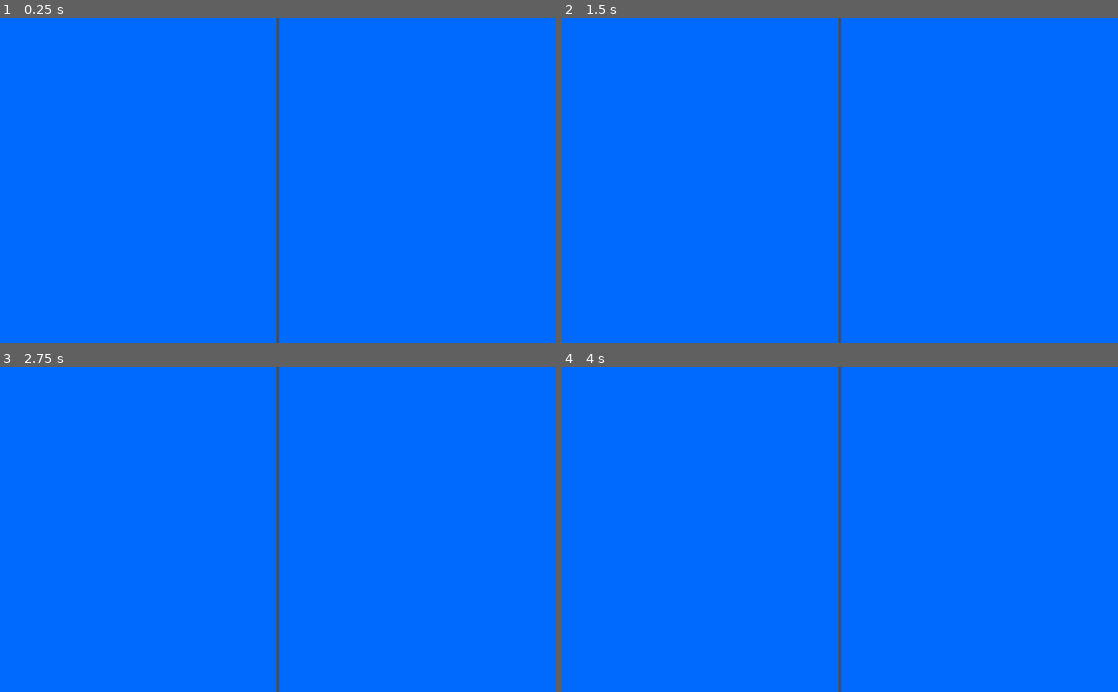
Above: before the commit, frames 1-4 (two rows, left to right).
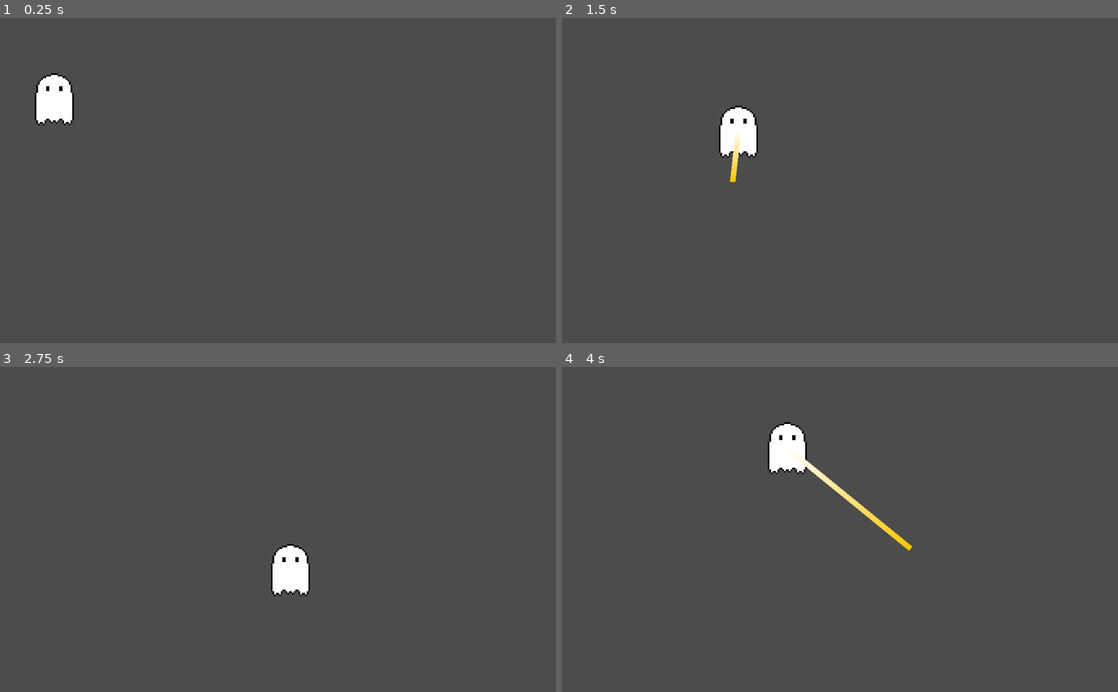
Above: after the commit, the same moments.

Repository: arnette-thomas/gmtk2021
Game: Godot game, scene res://scenes/World1.tscn
The game is run twice, just before and just after one commit, with the same random seed, the same clock (stepped at 60 frames per second) and the same inputs. Before the commit the project starts from res://scenes/SplitScreen.tscn.
Inputs (mouse positions are in pixels of both pictures, inside the frame that each line leads up to):
- Up to frame 1 (0.25 s): no input
- Up to frame 2 (1.5 s): tap Enter at 0.5 s; move the mouse to (962, 164) at 0.52 s; hold D (right, bound only after the commit) 0.53-1.28 s; right-click (962, 164) at 0.6 s; move the mouse to (728, 196) at 1.27 s; hold S (down, bound only after the commit) from 1.28 s (still down); right-click (728, 196) at 1.35 s
- Up to frame 3 (2.75 s): move the mouse to (333, 458) at 2.02 s; release S (down, bound only after the commit) at 2.03 s; hold D (right, bound only after the commit) from 2.03 s (still down); right-click (333, 458) at 2.1 s
- Up to frame 4 (4 s): move the mouse to (812, 594) at 2.77 s; release D (right, bound only after the commit) at 2.78 s; hold Z (up, bound only after the commit) 2.78-3.53 s; right-click (812, 594) at 2.85 s; move the mouse to (1006, 578) at 3.52 s; hold Q (left, bound only after the commit) from 3.53 s (still down); right-click (1006, 578) at 3.6 s

The runs differ from the first frame. In frame 1, 100% of the frame differs, in the area x 0-100%, y 0-100%; in frame 2, 100%; in frame 3, 100%; in frame 4, 100%.

Commit message:
Basic movements and chain

Diff:
--- a/project.godot
+++ b/project.godot
@@ -11,8 +11,38 @@
 [application]
 
 config/name="gmtk2021"
-run/main_scene="res://scenes/SplitScreen.tscn"
+run/main_scene="res://scenes/World1.tscn"
 config/icon="res://icon.png"
+
+[input]
+
+shoot={
+"deadzone": 0.5,
+"events": [ Object(InputEventMouseButton,"resource_local_to_scene":false,"resource_name":"","device":0,"alt":false,"shift":false,"control":false,"meta":false,"command":false,"button_mask":0,"position":Vector2( 0, 0 ),"global_position":Vector2( 0, 0 ),"factor":1.0,"button_index":2,"pressed":false,"doubleclick":false,"script":null)
+ ]
+}
+left={
+"deadzone": 0.5,
+"events": [ Object(InputEventKey,"resource_local_to_scene":false,"resource_name":"","device":0,"alt":false,"shift":false,"control":false,"meta":false,"command":false,"pressed":false,"scancode":81,"unicode":0,"echo":false,"script":null)
+, Object(InputEventKey,"resource_local_to_scene":false,"resource_name":"","device":0,"alt":false,"shift":false,"control":false,"meta":false,"command":false,"pressed":false,"scancode":65,"unicode":0,"echo":false,"script":null)
+ ]
+}
+right={
+"deadzone": 0.5,
+"events": [ Object(InputEventKey,"resource_local_to_scene":false,"resource_name":"","device":0,"alt":false,"shift":false,"control":false,"meta":false,"command":false,"pressed":false,"scancode":68,"unicode":0,"echo":false,"script":null)
+ ]
+}
+down={
+"deadzone": 0.5,
+"events": [ Object(InputEventKey,"resource_local_to_scene":false,"resource_name":"","device":0,"alt":false,"shift":false,"control":false,"meta":false,"command":false,"pressed":false,"scancode":83,"unicode":0,"echo":false,"script":null)
+ ]
+}
+up={
+"deadzone": 0.5,
+"events": [ Object(InputEventKey,"resource_local_to_scene":false,"resource_name":"","device":0,"alt":false,"shift":false,"control":false,"meta":false,"command":false,"pressed":false,"scancode":90,"unicode":0,"echo":false,"script":null)
+, Object(InputEventKey,"resource_local_to_scene":false,"resource_name":"","device":0,"alt":false,"shift":false,"control":false,"meta":false,"command":false,"pressed":false,"scancode":87,"unicode":0,"echo":false,"script":null)
+ ]
+}
 
 [physics]
 
--- /dev/null
+++ b/scenes/Chain.tscn
@@ -0,0 +1,56 @@
+[gd_scene load_steps=5 format=2]
+
+[ext_resource path="res://scripts/Chain.gd" type="Script" id=1]
+
+[sub_resource type="Gradient" id=1]
+colors = PoolColorArray( 1, 1, 1, 1, 1, 0.772549, 0, 1 )
+
+[sub_resource type="SegmentShape2D" id=2]
+b = Vector2( 400, 0 )
+
+[sub_resource type="Animation" id=3]
+resource_name = "shoot"
+length = 0.5
+tracks/0/type = "value"
+tracks/0/path = NodePath("Line:scale")
+tracks/0/interp = 1
+tracks/0/loop_wrap = true
+tracks/0/imported = false
+tracks/0/enabled = true
+tracks/0/keys = {
+"times": PoolRealArray( 0, 0.5 ),
+"transitions": PoolRealArray( 1, 1 ),
+"update": 0,
+"values": [ Vector2( 1e-05, 1 ), Vector2( 1, 1 ) ]
+}
+tracks/1/type = "value"
+tracks/1/path = NodePath("CollisionShape2D:scale")
+tracks/1/interp = 1
+tracks/1/loop_wrap = true
+tracks/1/imported = false
+tracks/1/enabled = true
+tracks/1/keys = {
+"times": PoolRealArray( 0, 0.5 ),
+"transitions": PoolRealArray( 1, 1 ),
+"update": 0,
+"values": [ Vector2( 1e-05, 1 ), Vector2( 1, 1 ) ]
+}
+
+[node name="Chain" type="KinematicBody2D"]
+position = Vector2( 0, -50 )
+collision_layer = 2
+collision_mask = 2
+script = ExtResource( 1 )
+
+[node name="Line" type="Line2D" parent="."]
+points = PoolVector2Array( 0, 0, 400, 0 )
+default_color = Color( 0.47451, 0.243137, 0.0392157, 1 )
+gradient = SubResource( 1 )
+
+[node name="CollisionShape2D" type="CollisionShape2D" parent="."]
+shape = SubResource( 2 )
+
+[node name="AnimationPlayer" type="AnimationPlayer" parent="."]
+anims/shoot = SubResource( 3 )
+
+[connection signal="animation_finished" from="AnimationPlayer" to="." method="_on_AnimationPlayer_animation_finished"]
--- /dev/null
+++ b/scenes/Player.tscn
@@ -0,0 +1,29 @@
+[gd_scene load_steps=6 format=2]
+
+[ext_resource path="res://scenes/Chain.tscn" type="PackedScene" id=1]
+[ext_resource path="res://sprites/ghost.png" type="Texture" id=2]
+[ext_resource path="res://scripts/Ghost.gd" type="Script" id=3]
+[ext_resource path="res://scripts/Chain.gd" type="Script" id=4]
+
+[sub_resource type="CapsuleShape2D" id=1]
+radius = 30.9263
+height = 31.0046
+
+[node name="Player" type="KinematicBody2D"]
+position = Vector2( 100, 200 )
+script = ExtResource( 3 )
+
+[node name="Sprite" type="Sprite" parent="."]
+position = Vector2( 0, -50 )
+scale = Vector2( 3, 3 )
+texture = ExtResource( 2 )
+
+[node name="CollisionShape2D" type="CollisionShape2D" parent="."]
+position = Vector2( 0, -50 )
+shape = SubResource( 1 )
+
+[node name="Chain" type="KinematicBody2D" parent="." instance=ExtResource( 1 )]
+position = Vector2( 0, -50 )
+collision_layer = 2
+collision_mask = 2
+script = ExtResource( 4 )
--- a/scenes/SplitScreen.tscn
+++ /dev/null
@@ -1,47 +0,0 @@
-[gd_scene load_steps=2 format=2]
-
-[ext_resource path="res://scenes/World1.tscn" type="PackedScene" id=1]
-
-[node name="SplitScreen" type="HBoxContainer"]
-anchor_right = 1.0
-anchor_bottom = 1.0
-custom_constants/separation = 5
-alignment = 1
-__meta__ = {
-"_edit_use_anchors_": false
-}
-
-[node name="ViewportContainer1" type="ViewportContainer" parent="."]
-margin_right = 509.0
-margin_bottom = 600.0
-size_flags_horizontal = 3
-size_flags_vertical = 3
-stretch = true
-
-[node name="Viewport1" type="Viewport" parent="ViewportContainer1"]
-size = Vector2( 509, 600 )
-handle_input_locally = false
-render_target_update_mode = 3
-
-[node name="World1" parent="ViewportContainer1/Viewport1" instance=ExtResource( 1 )]
-
-[node name="Camera2D" type="Camera2D" parent="ViewportContainer1/Viewport1"]
-
-[node name="ViewportContainer2" type="ViewportContainer" parent="."]
-margin_left = 514.0
-margin_right = 1024.0
-margin_bottom = 600.0
-size_flags_horizontal = 3
-size_flags_vertical = 3
-stretch = true
-
-[node name="Viewport2" type="Viewport" parent="ViewportContainer2"]
-size = Vector2( 510, 600 )
-handle_input_locally = false
-render_target_update_mode = 3
-
-[node name="Camera2D" type="Camera2D" parent="ViewportContainer2/Viewport2"]
-
-[node name="World1" parent="ViewportContainer2/Viewport2" instance=ExtResource( 1 )]
-
-[node name="SplitScreen" type="Node2D" parent="."]
--- a/scenes/World1.tscn
+++ b/scenes/World1.tscn
@@ -1,12 +1,9 @@
-[gd_scene format=2]
+[gd_scene load_steps=2 format=2]
+
+[ext_resource path="res://scenes/Player.tscn" type="PackedScene" id=1]
 
 [node name="World1" type="Node2D"]
 
-[node name="ColorRect" type="ColorRect" parent="."]
-margin_left = -9.53516
-margin_right = 1035.46
-margin_bottom = 626.0
-color = Color( 0, 0.415686, 1, 1 )
-__meta__ = {
-"_edit_use_anchors_": false
-}
+[node name="YSort" type="YSort" parent="."]
+
+[node name="Player" parent="YSort" instance=ExtResource( 1 )]
--- /dev/null
+++ b/scripts/Chain.gd
@@ -0,0 +1,29 @@
+extends KinematicBody2D
+
+
+# Declare member variables here. Examples:
+# var a = 2
+# var b = "text"
+onready var line = $Line
+onready var coll = $CollisionShape2D
+onready var animation = $AnimationPlayer
+
+# Called when the node enters the scene tree for the first time.
+func _ready():
+	line.scale.x = 0
+	coll.scale.x = 0
+
+
+# Called every frame. 'delta' is the elapsed time since the previous frame.
+func _process(delta):
+	if Input.is_action_just_pressed("shoot"):
+		var shooting_dir = get_local_mouse_position().normalized()
+		rotation = Vector2.RIGHT.angle_to(shooting_dir)
+		animation.play("shoot")
+
+
+func _on_AnimationPlayer_animation_finished(anim_name):
+	if anim_name == "shoot":
+		line.scale.x = 0
+		coll.scale.x = 0
+		rotation = 0
--- /dev/null
+++ b/scripts/Ghost.gd
@@ -0,0 +1,27 @@
+extends KinematicBody2D
+
+
+# Declare member variables here. Examples:
+# var a = 2
+# var b = "text"
+const MOVE_SPEED := 300
+var dir := Vector2.ZERO
+
+const CAPTURE_RANGE = 150
+var capture_curr_range = 0
+const CAPTURE_GROW_SPEED = 100
+
+# Called when the node enters the scene tree for the first time.
+func _ready():
+	pass
+
+
+# Called every frame. 'delta' is the elapsed time since the previous frame.
+func _process(delta):
+	# Handle inputs
+	dir.x = Input.get_action_strength("right") - Input.get_action_strength("left")
+	dir.y = Input.get_action_strength("down") - Input.get_action_strength("up")
+	dir = dir.normalized()
+
+	# Move player
+	move_and_collide(dir * MOVE_SPEED * delta)
Binary file added: sprites/ghost.png
Not shown, added: sprites/ghost.png.import
